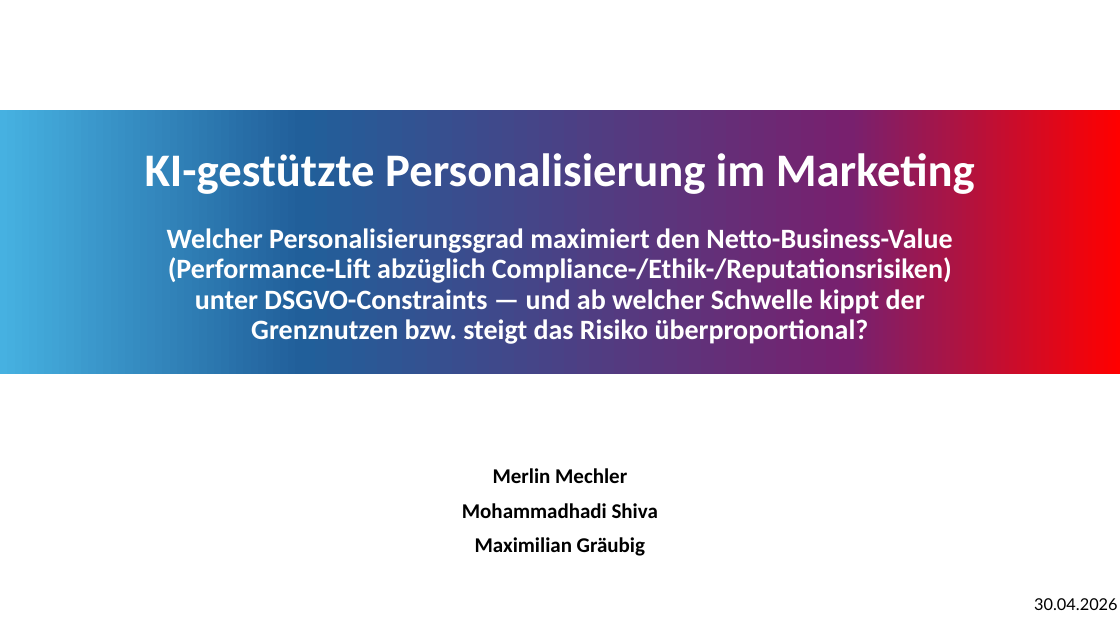
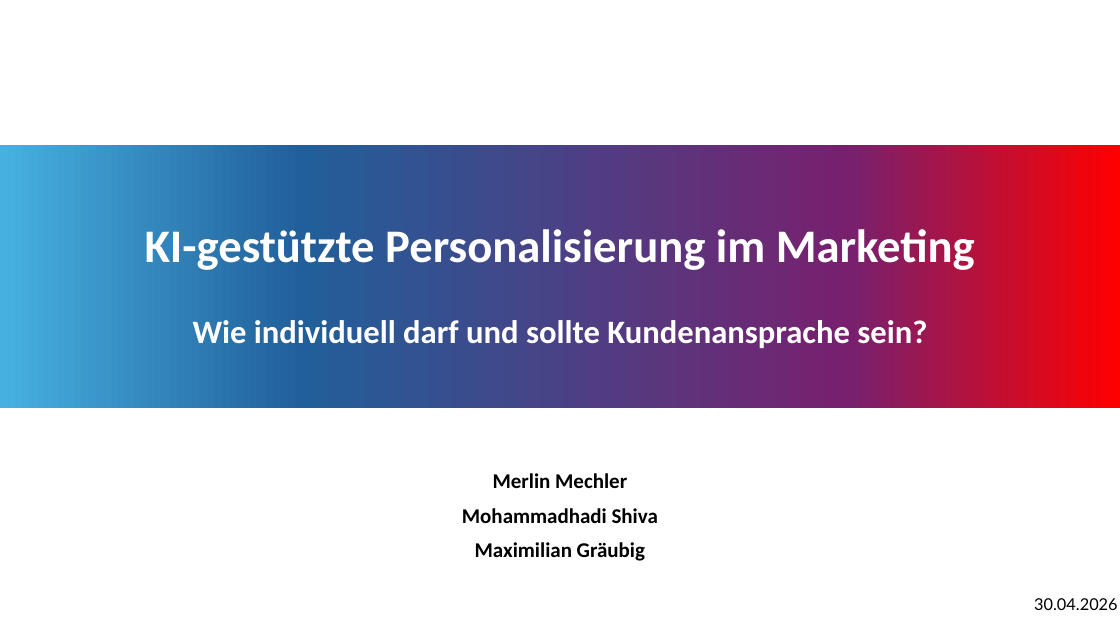
Before and after one commit to minimalmerlin/ki-marketing-personalisierung, a slide deck: slide 1 of outputs/Abschlussprojekt_KI-gestützte Personalisierung im Marketing.pptx. Drawn at 1120x630 pixels with LibreOffice and Linux fonts; fonts in the diff are those of the drawing. Boxes give left, top, right and bottom in pixels: in the first picture for what was removed or moved away, otherwise in the second. Text is boxed around its words. In the diff, an @@ line names an element or a change of style, - is before the commit and + after.

```diff
--- a/outputs/Abschlussprojekt_KI-gestützte Personalisierung im Marketing.pptx
+++ b/outputs/Abschlussprojekt_KI-gestützte Personalisierung im Marketing.pptx
@@ rectangle: place and size @@
-rectangle at bbox=[0, 110, 1120, 374]
+rectangle at bbox=[0, 145, 1120, 408]
@@ title "KI-gestützte Personalisierung im Marketing": place and size @@
-title "KI-gestützte Personalisierung im Marketing" at bbox=[145, 147, 975, 198]
+title "KI-gestützte Personalisierung im Marketing" at bbox=[145, 223, 975, 274]
@@ subtitle "Wie individuell darf und sollte ...": place and size @@
-subtitle "Wie individuell darf und sollte ..." at bbox=[167, 225, 952, 556]
+subtitle "Wie individuell darf und sollte ..." at bbox=[193, 320, 927, 561]
@@ subtitle at bbox=[193, 320, 927, 348]: text changed; size 24 to 28 pt @@
-Welcher Personalisierungsgrad maximiert den Netto-Business-Value (Performance-Lift abzüglich Compliance-/Ethik-/Reputationsrisiken) unter DSGVO-Constraints — und ab welcher Schwelle kippt der Grenznutzen bzw. steigt das Risiko überproportional?
+Wie individuell darf und sollte Kundenansprache sein?
```
Also in this commit, not shown: 2 other slides changed, 1 slide added, 1 slide removed.
